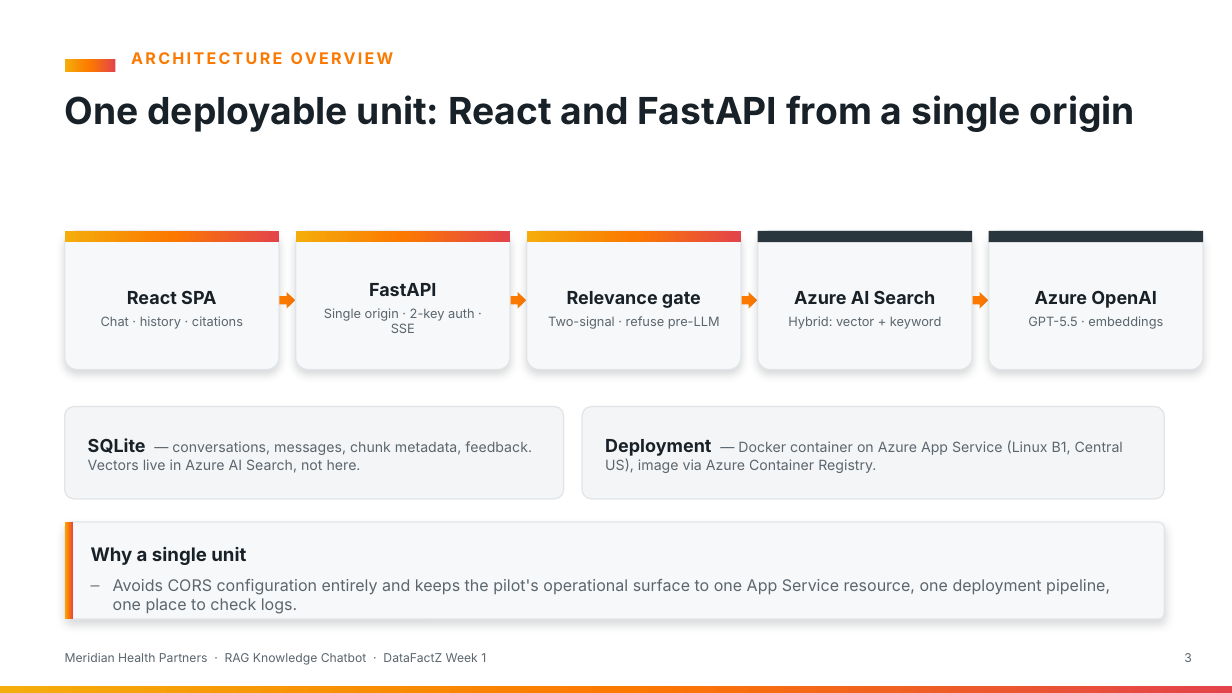
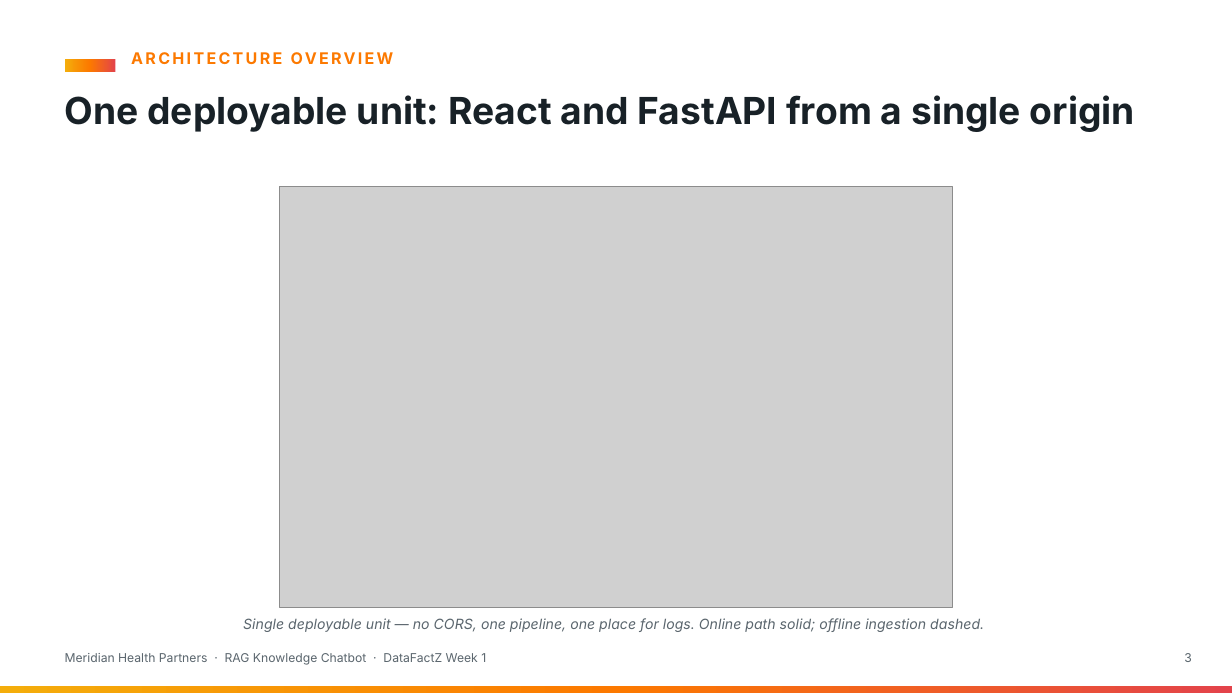
Before and after one commit to ramdfz/rag-week1, a slide deck: slide 3 of Meridian_Week1_Presentation.pptx. Drawn at 1232x693 pixels with LibreOffice and Linux fonts; fonts in the diff are those of the drawing; grey boxes stand for pictures. Boxes give left, top, right and bottom in pixels: in the first picture for what was removed or moved away, otherwise in the second. Text is boxed around its words. In the diff, an @@ line names an element or a change of style, - is before the commit and + after.

```diff
--- a/Meridian_Week1_Presentation.pptx
+++ b/Meridian_Week1_Presentation.pptx
@@ picture added at [280,187,953,607] @@
@@ rounded rectangle removed at [65,231,279,370] @@
@@ rectangle removed at [65,231,279,242] @@
@@ rounded rectangle removed at [296,231,510,370] @@
@@ rectangle removed at [296,231,510,242] @@
@@ rounded rectangle removed at [527,231,741,370] @@
@@ rectangle removed at [527,231,741,242] @@
@@ rounded rectangle removed at [758,231,972,370] @@
@@ rounded rectangle removed at [758,231,972,242] @@
@@ rounded rectangle removed at [989,231,1203,370] @@
@@ rounded rectangle removed at [989,231,1203,242] @@
@@ text removed at [101,291,243,329] @@
-React SPA
-Chat · history · citations
@@ right arrow removed at [279,292,295,309] @@
@@ text removed at [324,283,475,333] @@
-FastAPI
-Single origin · 2-key auth · SSE
@@ right arrow removed at [511,292,527,309] @@
@@ text removed at [548,291,720,329] @@
-Relevance gate
-Two-signal · refuse pre-LLM
@@ right arrow removed at [742,292,758,309] @@
@@ text removed at [788,290,941,329] @@
-Azure AI Search
-Hybrid: vector + keyword
@@ right arrow removed at [973,292,989,309] @@
@@ text removed at [1028,290,1163,329] @@
-Azure OpenAI
-GPT-5.5 · embeddings
@@ rounded rectangle removed at [65,407,564,499] @@
@@ rounded rectangle removed at [582,407,1165,499] @@
@@ text removed at [88,438,532,473] @@
-SQLite — conversations, messages, chunk metadata, feedback. Vectors live in Azure AI Search, not here.
@@ text removed at [605,439,1123,473] @@
-Deployment — Docker container on Azure App Service (Linux B1, Central US), image via Azure Container Registry.
@@ rounded rectangle removed at [65,522,1165,619] @@
@@ rectangle removed at [65,522,73,619] @@
@@ text at [243,618,984,632]: text changed; size 12.5 to 11 pt; italic on @@
-Why a single unit
-– Avoids CORS configuration entirely and keeps the pilot's operational surface to one App Service resource, one deployment pipeline, one place to check logs.
+Single deployable unit — no CORS, one pipeline, one place for logs. Online path solid; offline ingestion dashed.
```
Also in this commit, not shown: 1 other slide changed, 15 other files.
